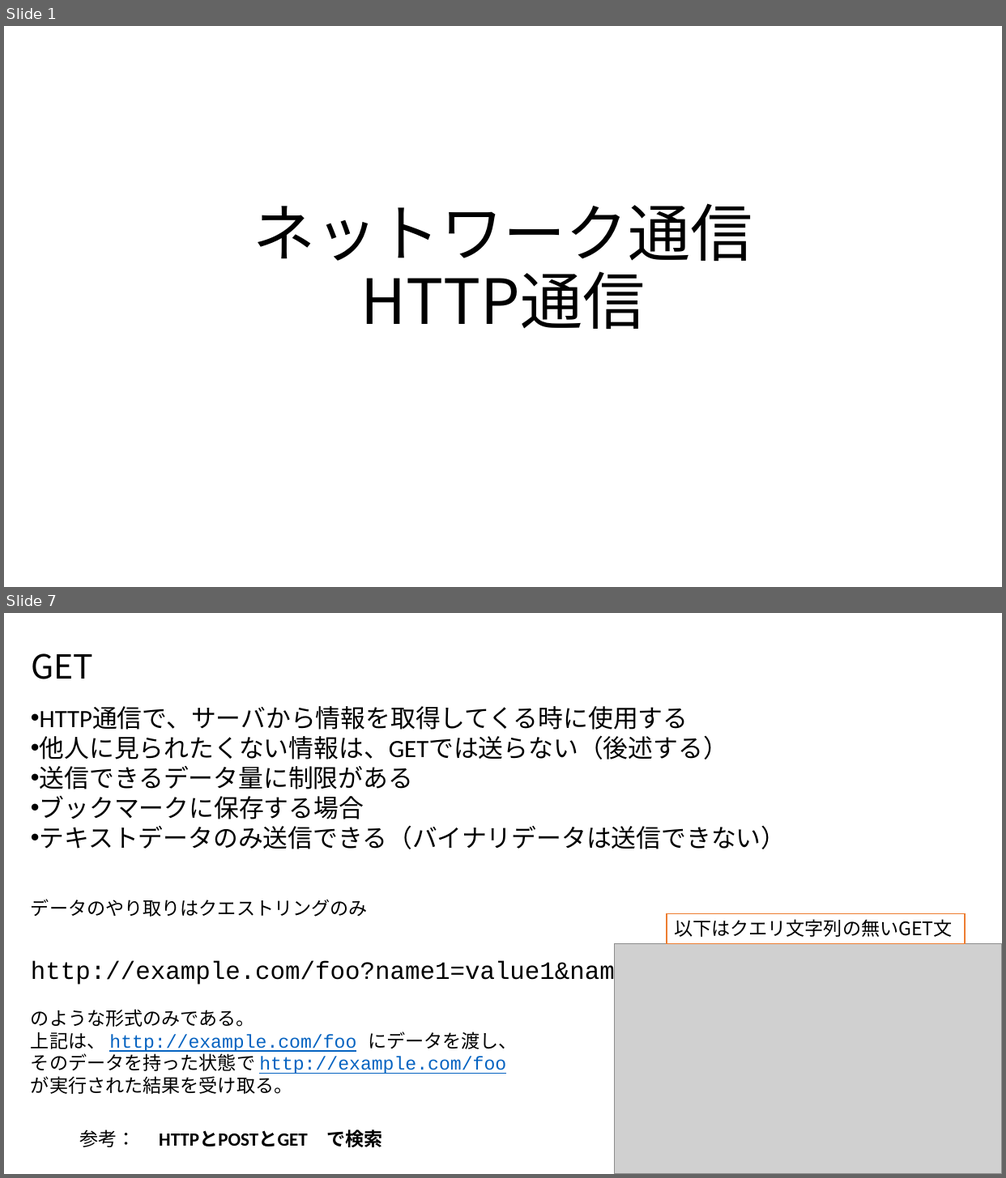
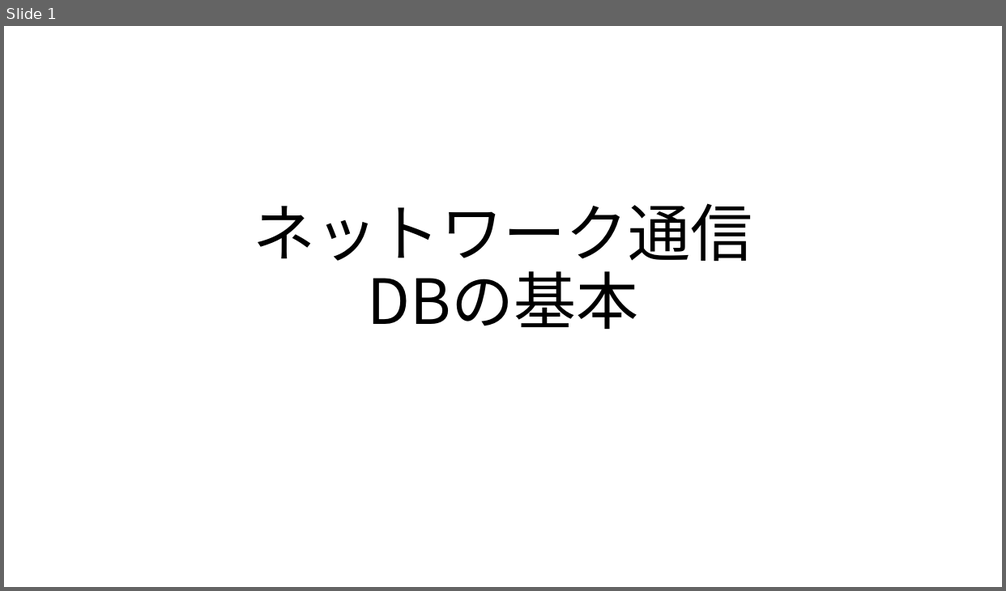
Before and after one commit to MahiroCreative/GameEngineFor2022, a slide deck: 2.SecondSemester/2.ネットワーク通信_データベースの基本.pptx. Shown one above the other, each under a label of ours: slides 1 and 7 before the commit, slide 1 after it; the slides between them are not shown. The pictures are 1006x1178 and 1006x591 pixels, drawn with LibreOffice and Linux fonts; fonts in the diff are those of the drawing; grey boxes stand for pictures. Boxes give left, top, right and bottom in pixels: in the first picture for what was removed or moved away, otherwise in the second. Text is boxed around its words. In the diff, an @@ line names an element or a change of style, - is before the commit and + after.

```diff
--- a/2.SecondSemester/2.ネットワーク通信_データベースの基本.pptx
+++ b/2.SecondSemester/2.ネットワーク通信_データベースの基本.pptx
@@ slide 7 removed at (4, 613, 1002, 1174), background #FFFFFF @@
@@ title removed at (31, 653, 93, 679) @@
-GET
@@ text removed at (31, 706, 786, 1094) @@
-• HTTP通信で、サーバから情報を取得してくる時に使用する
-• 他人に見られたくない情報は、GETでは送らない（後述する）
-• 送信できるデータ量に制限がある
-• ブックマークに保存する場合
-• テキストデータのみ送信できる（バイナリデータは送信できない）
-データのやり取りはクエストリングのみ
-http://example.com/foo?name1=value1&name2=value2
-のような形式のみである。
-上記は、 http://example.com/foo にデータを渡し、
-そのデータを持った状態で http://example.com/foo
-が実行された結果を受け取る。
@@ rectangle removed at (667, 914, 965, 944) @@
-以下はクエリ文字列の無いGET文
@@ picture removed at (614, 944, 1002, 1174) @@
@@ text removed at (80, 1130, 382, 1148) @@
-参考： HTTPとPOSTとGET で検索
@@ slide 1 changed as well @@
@@ title at (253, 203, 752, 329): text changed @@
-ネットワーク通信
-HTTP通信
+ネットワーク通信
+DBの基本
```
Also in this commit, not shown: 2 slides added, 7 other slides removed, 1 other file.
